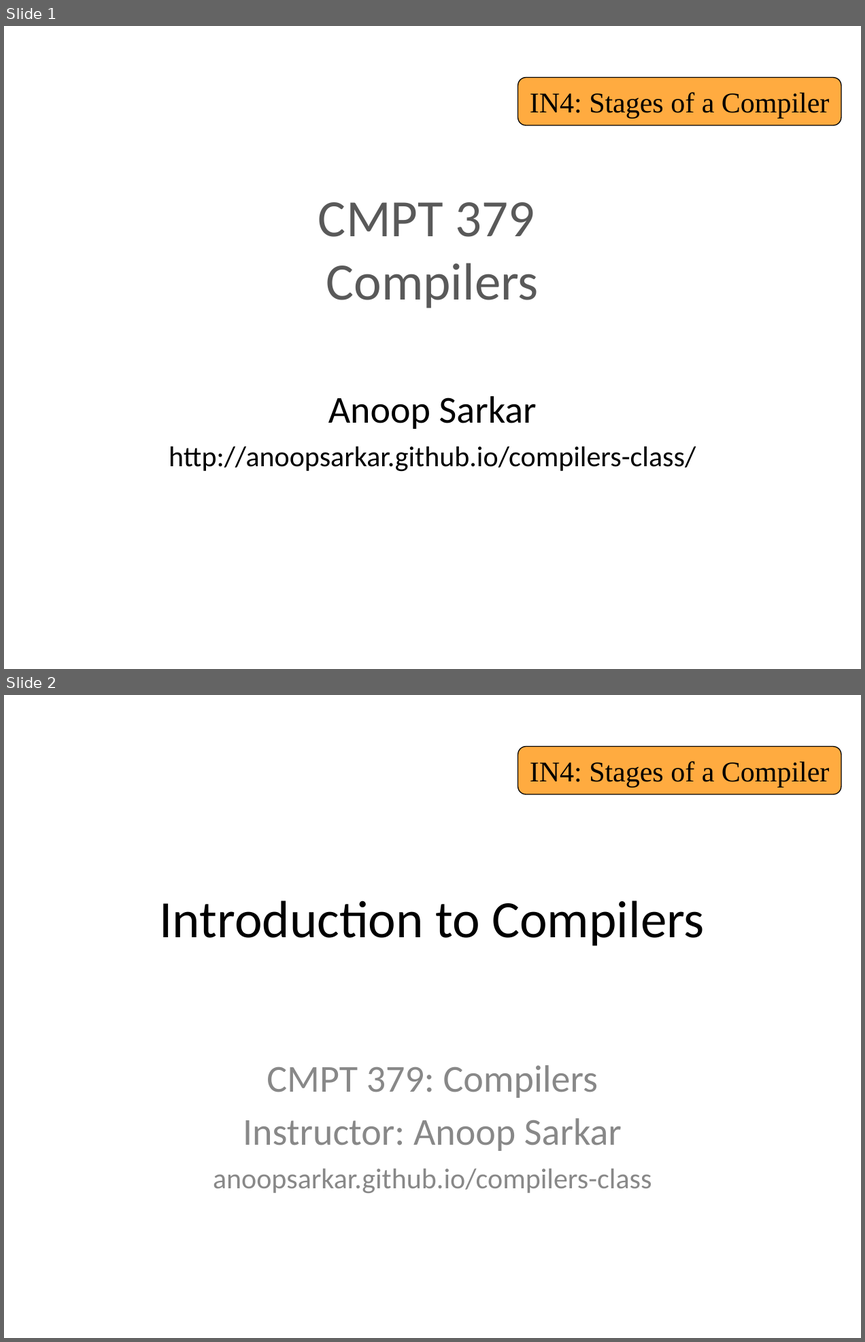
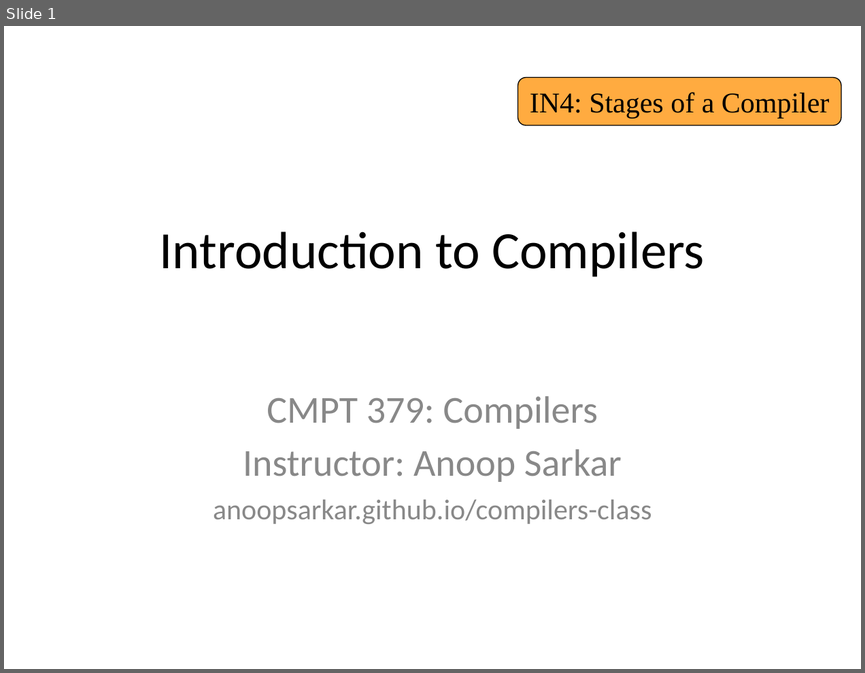
Before and after one commit to anoopsarkar/compilers-class, a slide deck: assets/ppt/intro/in4-stages-of-a-compiler.pptx. Shown one above the other, each under a label of ours: slides 1 and 2 before the commit, slide 1 after it. The pictures are 865x1342 and 865x673 pixels, drawn with LibreOffice and Linux fonts; fonts in the diff are those of the drawing. Boxes give left, top, right and bottom in pixels: in the first picture for what was removed or moved away, otherwise in the second. Text is boxed around its words. In the diff, an @@ line names an element or a change of style, - is before the commit and + after.

```diff
--- a/assets/ppt/intro/in4-stages-of-a-compiler.pptx
+++ b/assets/ppt/intro/in4-stages-of-a-compiler.pptx
@@ slide 1 removed at box(4, 26, 861, 669), background #FFFFFF @@
@@ rounded rectangle removed at box(518, 78, 841, 125) @@
-IN4: Stages of a Compiler
@@ title removed at box(318, 202, 538, 308) @@
-CMPT 379
-Compilers
@@ subtitle removed at box(169, 396, 696, 471) @@
-Anoop Sarkar
-http://anoopsarkar.github.io/compilers-class/
@@ what was slide 2 is now slide 1 @@
```
Also in this commit, not shown: 1 other file.
